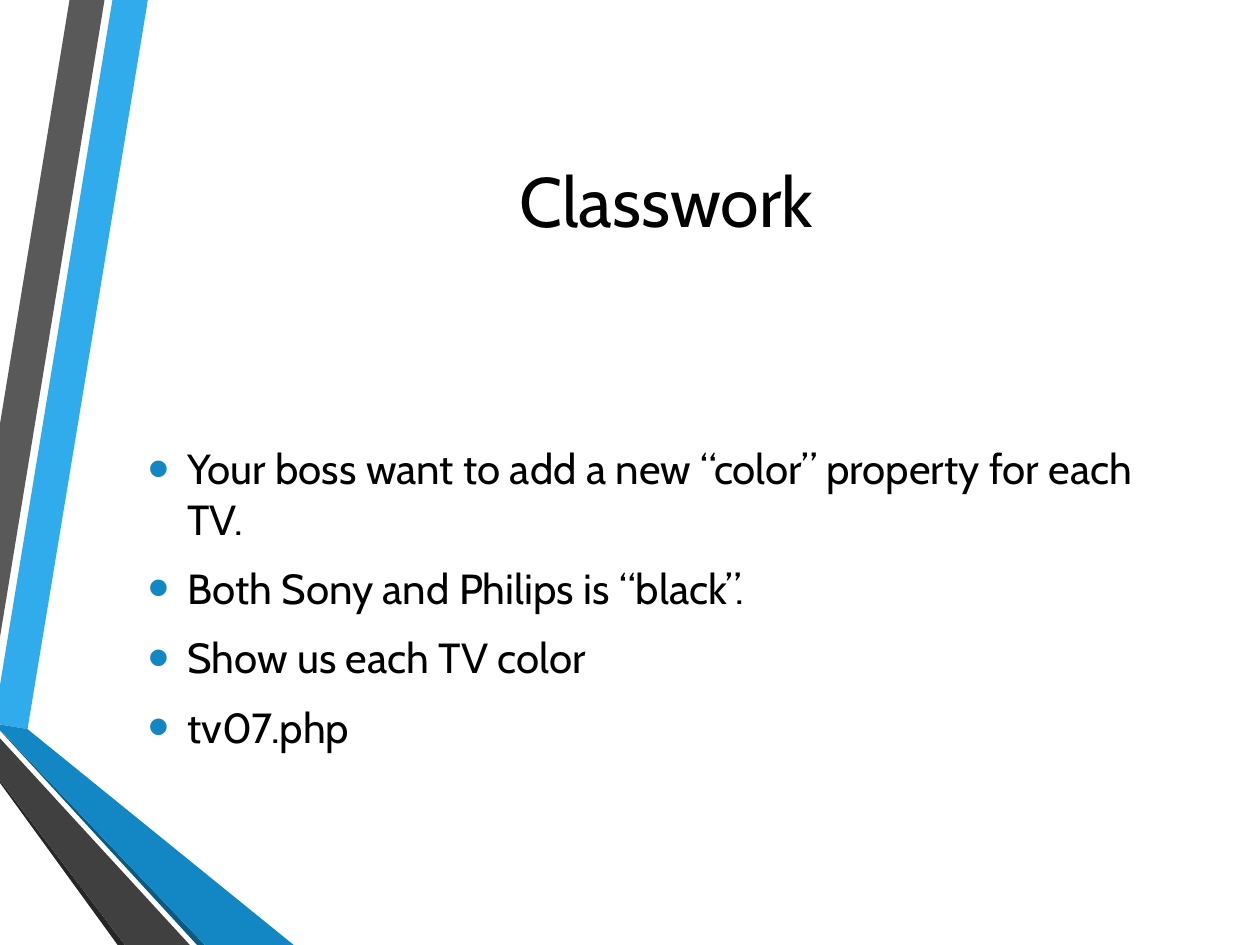
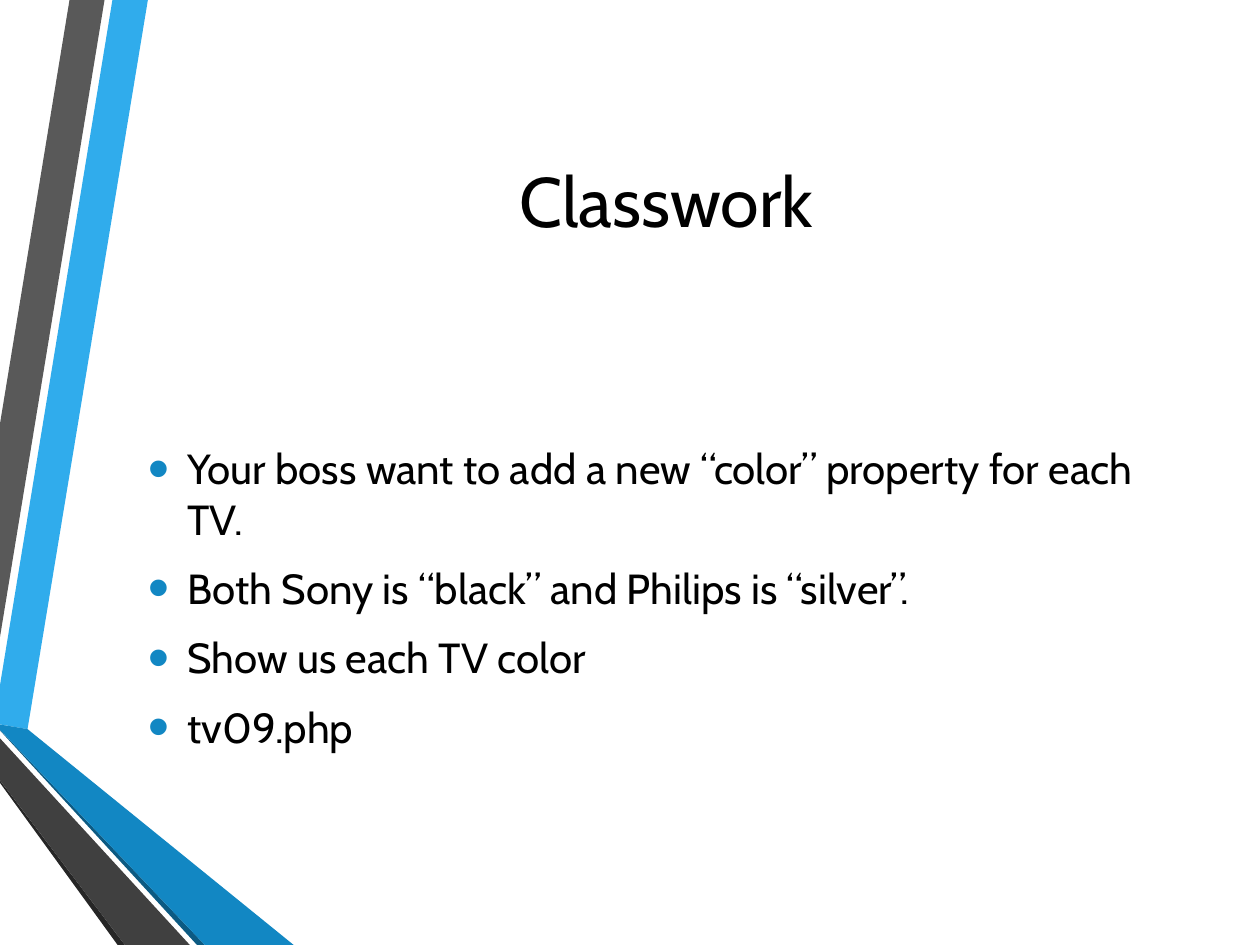
Before and after one commit to hatted/fevaworks-php, a slide deck: slide 15 of php-fw7/lesson7a-tv.pptx (slide 12 before the commit). Drawn at 1260x945 pixels with LibreOffice and Linux fonts; fonts in the diff are those of the drawing; background and template pictures are left out. Boxes give left, top, right and bottom in pixels: in the first picture for what was removed or moved away, otherwise in the second. Text is boxed around its words. In the diff, an @@ line names an element or a change of style, - is before the commit and + after.

```diff
--- a/php-fw7/lesson7a-tv.pptx
+++ b/php-fw7/lesson7a-tv.pptx
@@ text at bbox=[187, 572, 909, 614]: text changed @@
-• Both Sony and Philips is “black”.
+• Both Sony is “black” and Philips is “silver”.
@@ text at bbox=[187, 711, 353, 753]: text changed @@
-• tv07.php
+• tv09.php
```
Also in this commit, not shown: 13 other slides changed, 5 slides added, 2 slides removed, 44 other files.
